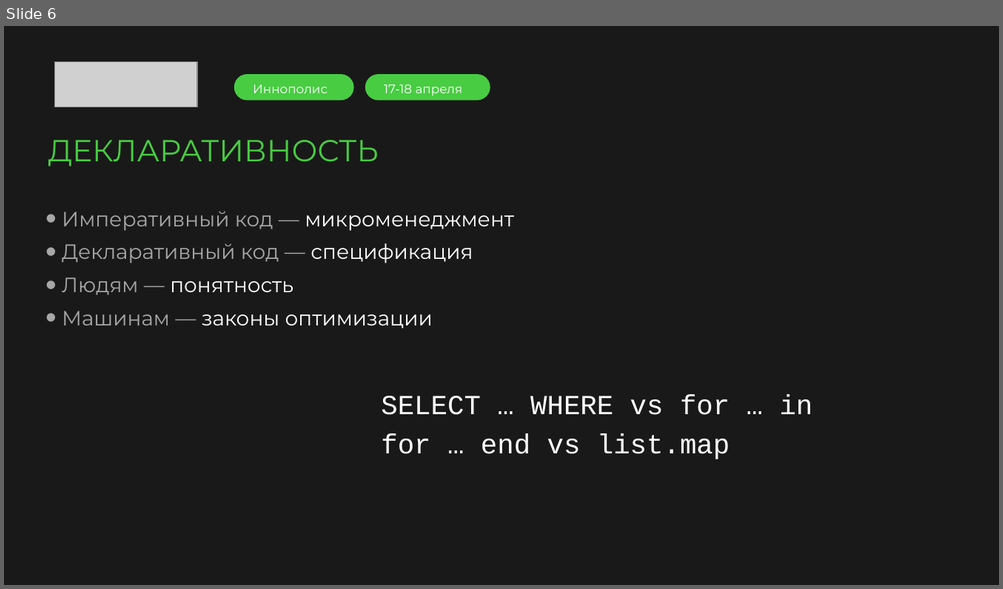
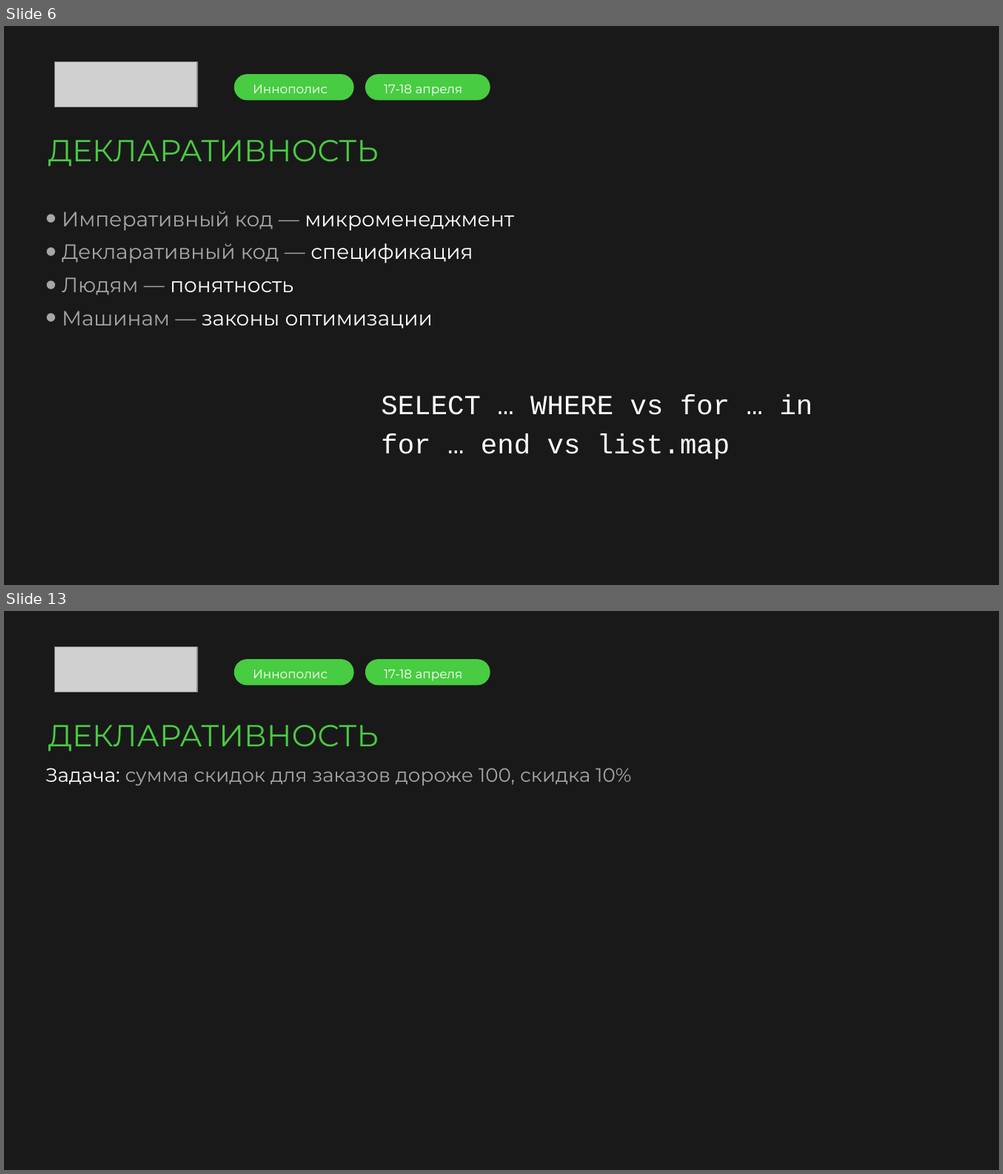
Before and after one commit to argent-smith/presentations, a slide deck: FP_Talk_2026/merge/presentation.pptx. Shown one above the other, each under a label of ours: slide 6 before the commit, slides 6 and 13 after it; the slides between them are not shown. The pictures are 1003x589 and 1003x1174 pixels, drawn with LibreOffice and Linux fonts; fonts in the diff are those of the drawing; grey boxes stand for pictures; background and template pictures are left out. Boxes give left, top, right and bottom in pixels: in the first picture for what was removed or moved away, otherwise in the second. Text is boxed around its words. In the diff, an @@ line names an element or a change of style, - is before the commit and + after.

```diff
--- a/FP_Talk_2026/merge/presentation.pptx
+++ b/FP_Talk_2026/merge/presentation.pptx
@@ slide 13 added at <box>4,611,999,1170</box>, background picture (left out) @@
@@ picture added at <box>55,647,197,692</box> @@
@@ rounded rectangle added at <box>233,659,353,684</box>, fill #48CC42 @@
@@ text added at <box>253,669,327,678</box>, 9 pt, text #FFFFFF @@
+Иннополис
@@ rounded rectangle added at <box>365,659,490,684</box>, fill #48CC42 @@
@@ text added at <box>384,669,463,681</box>, 9 pt, text #FFFFFF @@
+17-18 апреля
@@ text added at <box>48,725,378,752</box>, 22 pt, text #48CC42 @@
+ДЕКЛАРАТИВНОСТЬ
@@ text added at <box>45,768,631,786</box>, 14 pt, text #A7A7A7 @@
+Задача: сумма скидок для заказов дороже 100, скидка 10%
```
Also in this commit, not shown: 7 slides changed.
